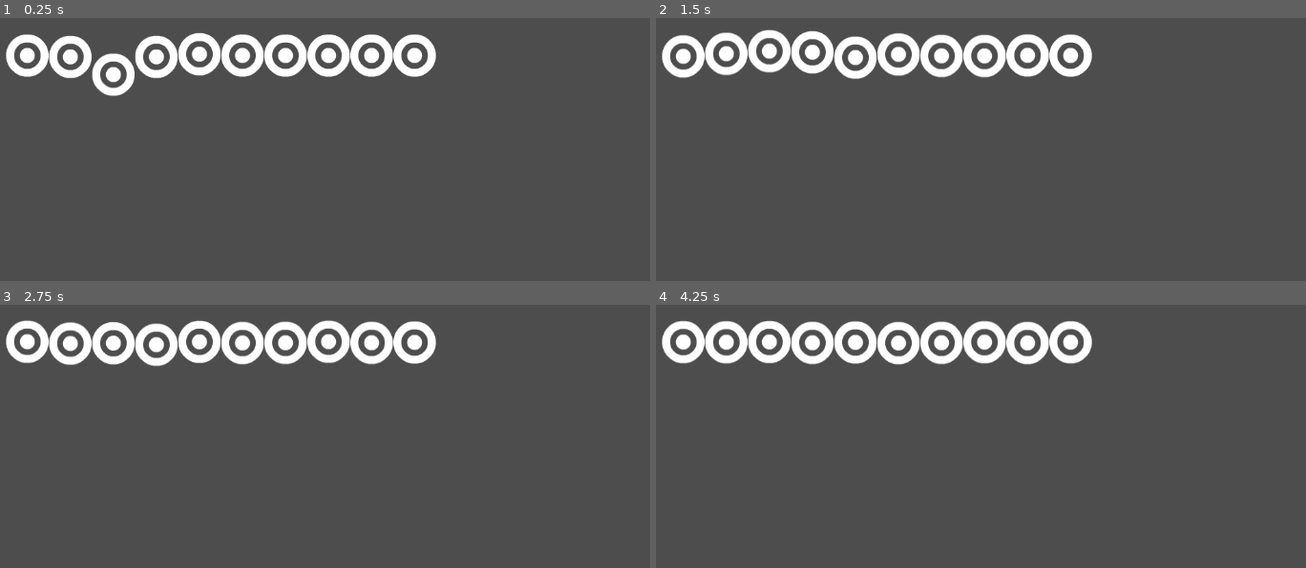
Above: before the commit, frames 1-4 (two rows, left to right).
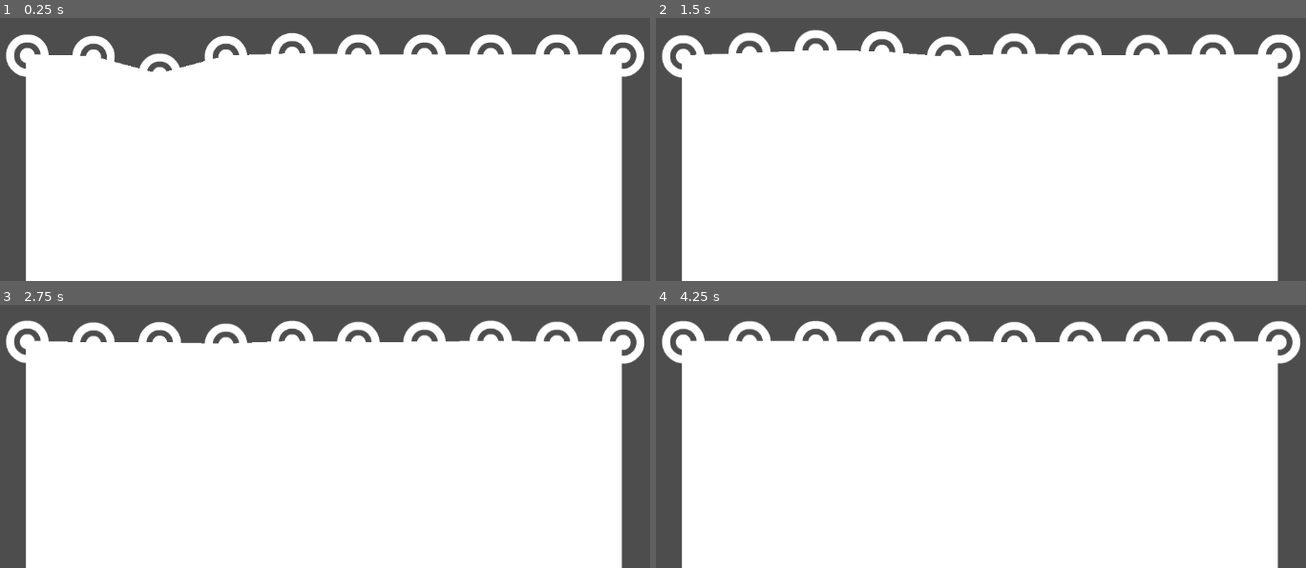
Above: after the commit, the same moments.

Repository: lllindemann/Water-with-Dynamic-Waves-in-Godot
Game: Godot game, scene res://WaterBody.tscn
Same seed, same stepped clock (60 frames per second), same inputs: the game is played once before the commit and once after it. This scene is started directly instead of the project's main scene.
Inputs:
- Up to frame 1 (0.25 s): no input
- Up to frame 2 (1.5 s): no input
- Up to frame 3 (2.75 s): no input
- Up to frame 4 (4.25 s): no input

The runs differ from the first frame. In frame 1, 80% of the frame differs, in the area x 3-100%, y 5-100%; in frame 2, 80%, in the area x 3-100%, y 4-100%; in frame 3, 80%; in frame 4, 80%.

Commit message:
feat: water polygon draw

Diff:
--- a/WaterBody.gd
+++ b/WaterBody.gd
@@ -8,8 +8,11 @@
 # factor to which springs will spread to their neighbours (waves)
 @export var spread = 0.0002
 
+# depth of the water body
+@export var depth = 1000
+
 # distance in pixels between each spring
-@export var distance_between_springs = 65
+@export var distance_between_springs = 100
 # number of springs for the water animation in the scene
 @export var number_of_springs = 10
 
@@ -18,10 +21,16 @@
 
 #spring array
 var springs = []
+
+# water depth calculation for water polygon
+var target_height = global_position.y
+var bottom = target_height + depth
+
 # how often the process is repeated every frame
 var passes = 8
 
 @onready var water_spring = preload("res://WaterSpring.tscn")
+@onready var water_polygon= $WaterPolygon
 
 # Called when the node enters the scene tree for the first time.
 func _ready():
@@ -60,7 +69,26 @@
 			if s < springs.size() - 1:
 				right_deltas[s] = spread * (springs[s].height - springs[s +1].height)
 				springs[s +1].velocity +=  left_deltas[s]
-			pass
+	draw_water_body()
+
+# adds speed to a spring whith the index
+func draw_water_body():
+	# positions of springs
+	var surface_points = []
+
+	for s in range(springs.size()):
+		surface_points.append(springs[s].position)
+
+	var first_index = 0
+	var last_index = surface_points.size() -1
+
+	var water_polygon_points = surface_points
+	# points to close the polygon at the bottom
+	water_polygon_points.append(Vector2(surface_points[last_index].x, bottom))
+	water_polygon_points.append(Vector2(surface_points[first_index].x, bottom))
+
+	water_polygon_points = PackedVector2Array(water_polygon_points)
+	water_polygon.polygon = water_polygon_points
 
 # adds speed to a spring whith the index
 func splash(index, speed):
--- a/WaterBody.tscn
+++ b/WaterBody.tscn
@@ -5,3 +5,5 @@
 [node name="WaterBody" type="Node2D"]
 position = Vector2(146, 305)
 script = ExtResource("1_ynkqv")
+
+[node name="WaterPolygon" type="Polygon2D" parent="."]
